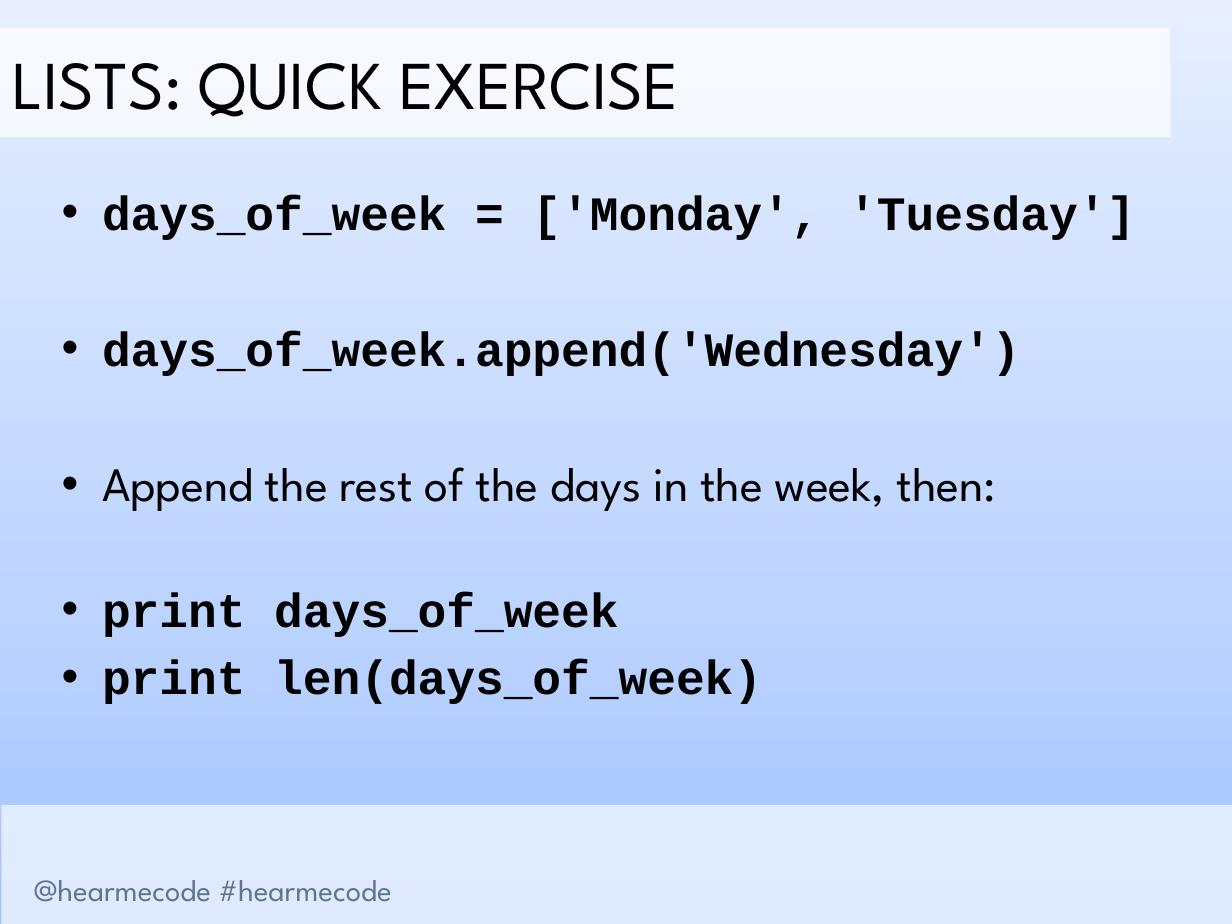
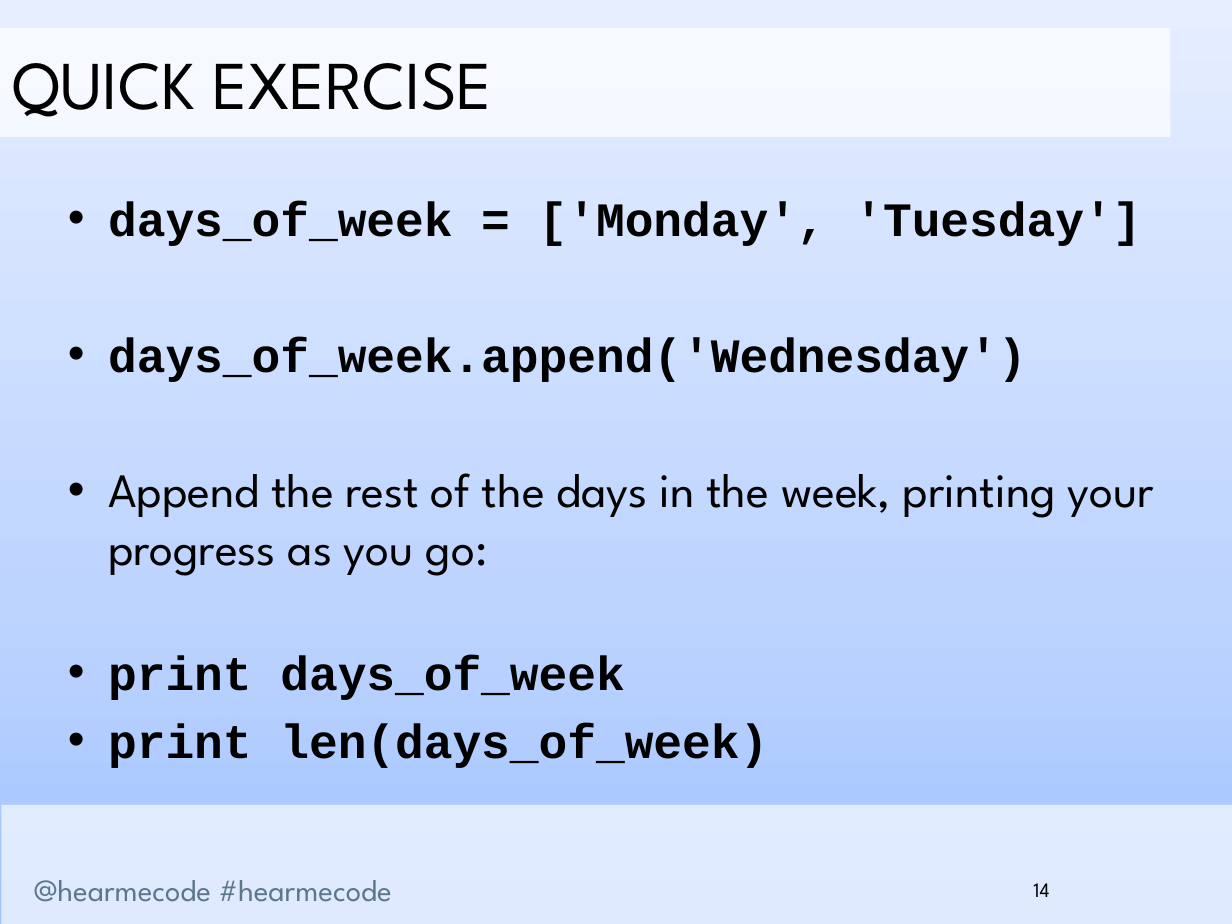
Before and after one commit to hearmecode/slides, a slide deck: slide 14 of Lesson 2/Hear Me Code - Lists and Loops.pptx. Drawn at 1232x924 pixels with LibreOffice and Linux fonts; fonts in the diff are those of the drawing; background and template pictures are left out. Boxes give left, top, right and bottom in pixels: in the first picture for what was removed or moved away, otherwise in the second. Text is boxed around its words. In the diff, an @@ line names an element or a change of style, - is before the commit and + after.

```diff
--- a/Lesson 2/Hear Me Code - Lists and Loops.pptx
+++ b/Lesson 2/Hear Me Code - Lists and Loops.pptx
@@ text in rectangle at [12,63,492,117]: text changed @@
-LISTS: QUICK EXERCISE
+QUICK EXERCISE
@@ text at [108,473,1154,576]: text changed @@
-• Append the rest of the days in the week, then:
+• Append the rest of the days in the week, printing your progress as you go:
@@ page number added at [1033,883,1049,897], 12 pt, text #000000 @@
+14
```
Also in this commit, not shown: 29 other slides changed, 7 slides added, 3 slides removed, 2 other files.
